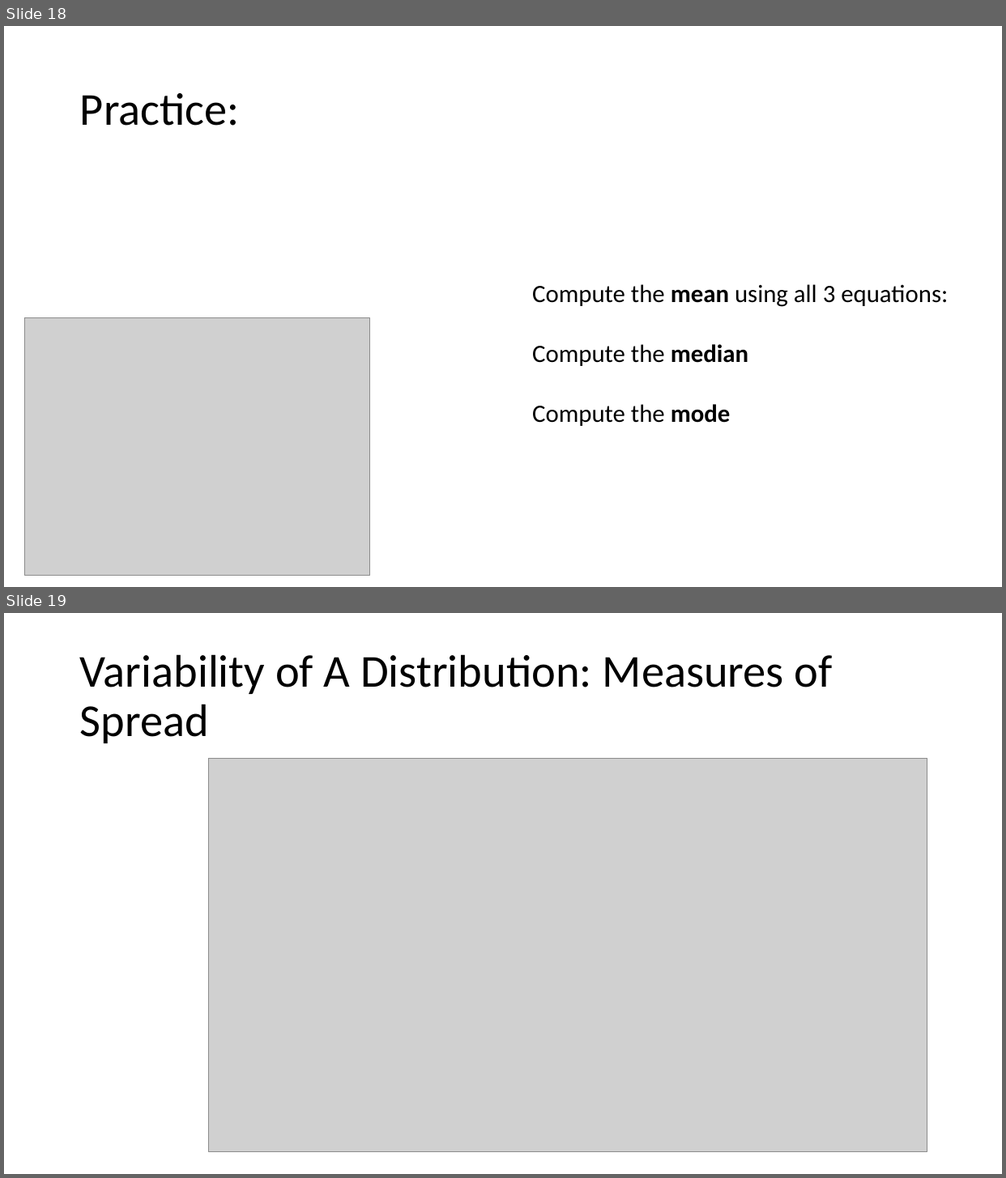
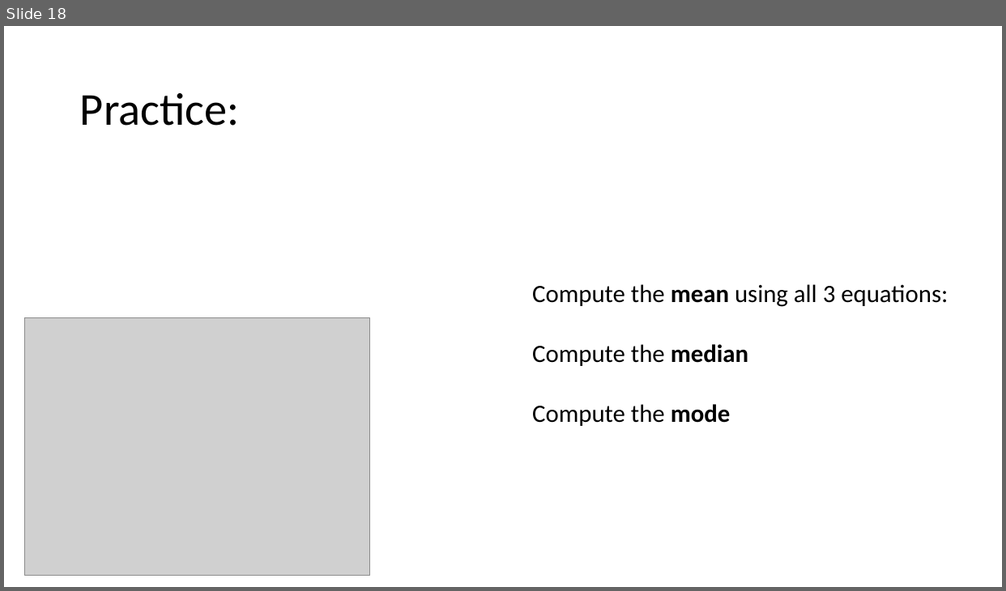
Before and after one commit to Jarred6068/UI_STAT251-03_Spring_2024, a slide deck: docs/lecture_slides/Week 3/Week3_Lecture4_Slides_1_22_2024.pptx. Shown one above the other, each under a label of ours: slides 18 and 19 before the commit, slide 18 after it. The pictures are 1006x1178 and 1006x591 pixels, drawn with LibreOffice and Linux fonts; fonts in the diff are those of the drawing; grey boxes stand for pictures. Boxes give left, top, right and bottom in pixels: in the first picture for what was removed or moved away, otherwise in the second. Text is boxed around its words. In the diff, an @@ line names an element or a change of style, - is before the commit and + after.

```diff
--- a/docs/lecture_slides/Week 3/Week3_Lecture4_Slides_1_22_2024.pptx
+++ b/docs/lecture_slides/Week 3/Week3_Lecture4_Slides_1_22_2024.pptx
@@ slide 19 removed at bbox=[4, 613, 1002, 1174], background #FFFFFF @@
@@ title removed at bbox=[80, 654, 833, 743] @@
-Variability of A Distribution: Measures of Spread
@@ picture removed at bbox=[208, 758, 928, 1152] @@
```
Also in this commit, not shown: 7 other slides removed, 3 other files.
